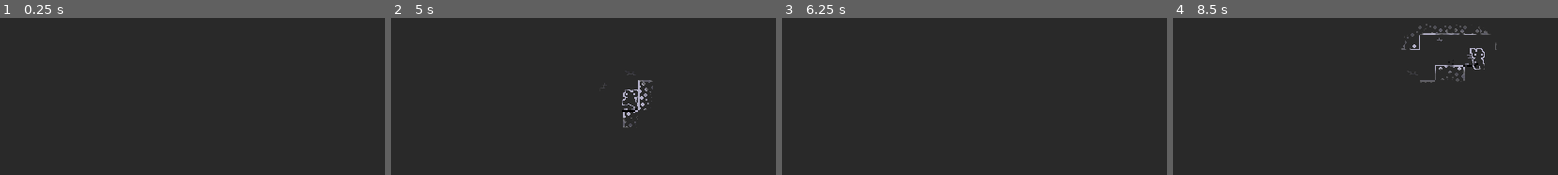
Above: before the commit, frames 1-4 (left to right).
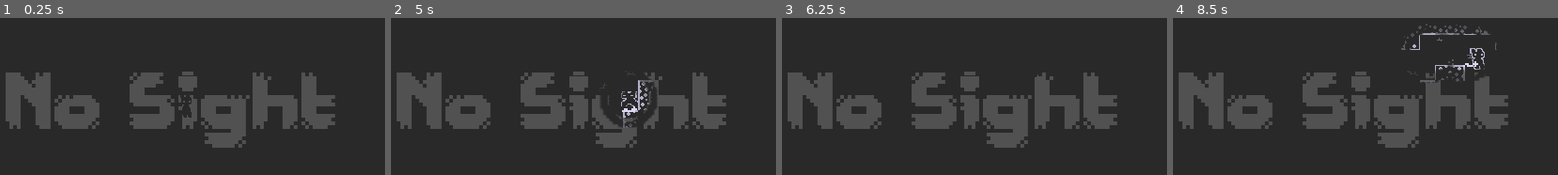
Above: after the commit, the same moments.

Repository: Astro-VC/Echolocation
Game: Godot game, scene res://Scenes/Places/test.tscn
The game is run twice, just before and just after one commit, with the same random seed, the same clock (stepped at 60 frames per second) and the same inputs. The project has no main scene, so this scene is started directly. Sound files missing from this copy of the repository are replaced by a short silence.
Inputs (mouse positions are in pixels of both pictures, inside the frame that each line leads up to):
- Up to frame 1 (0.25 s): no input
- Up to frame 2 (5 s): move the mouse to (695, 93) at 0.52 s; hold D (right) 0.53-2.03 s; tap W (up) at 0.6, 0.77, 1.07, 1.52, 1.55, 1.82, 2.1, 3.02, 3.05, 3.32, 3.6, 3.77, 4.07, 4.52, 4.55, 4.82 s; tap Enter at 1.25 s; move the mouse to (441, 126) at 1.27 s; tap A (checkMovement) at 1.35, 2.85, 4.35 s; move the mouse to (622, 35) at 2.02 s; move the mouse to (outside the picture) at 2.77 s; hold D (right) 2.78-4.28 s; move the mouse to (741, 160) at 3.52 s; tap Space at 4.25 s; move the mouse to (outside the picture) at 4.27 s
- Up to frame 3 (6.25 s): move the mouse to (982, 110) at 5.02 s; hold D (right) 5.03-5.78 s; tap W (up) at 5.1, 6.02, 6.05 s; move the mouse to (862, 25) at 5.77 s; tap A (checkMovement) at 5.85 s
- Up to frame 4 (8.5 s): tap W (up) at 6.32, 6.6, 6.77, 7.07, 7.52, 7.55, 7.82, 8.1 s; move the mouse to (1477, 93) at 6.52 s; move the mouse to (1223, 126) at 7.27 s; hold D (right) from 7.28 s (still down); tap A (checkMovement) at 7.35 s; move the mouse to (1404, 35) at 8.02 s

The runs differ from the first frame. In frame 1, 16% of the frame differs, in the area x 1-88%, y 34-83%; in frame 2, 15%; in frame 3, 17%; in frame 4, 17%.

Commit message:
Ui start

Diff:
--- a/Resources/Fade.tres
+++ b/Resources/Fade.tres
@@ -1,5 +1,5 @@
 [gd_resource type="Gradient" format=3 uid="uid://dwjogb312p5di"]
 
 [resource]
-offsets = PackedFloat32Array(0.520548, 1)
-colors = PackedColorArray(1, 1, 1, 1, 1, 1, 1, 0)
+offsets = PackedFloat32Array(0.30137, 0.739726, 1)
+colors = PackedColorArray(1, 1, 1, 1, 1, 1, 1, 0.498039, 1, 1, 1, 0)
--- /dev/null
+++ b/Resources/Fonts/Fade.tres
@@ -0,0 +1,8 @@
+[gd_resource type="LabelSettings" load_steps=2 format=3 uid="uid://bbbqp22a6es0l"]
+
+[ext_resource type="FontFile" uid="uid://dmrjoldmob4to" path="res://Resources/Fonts/Not Jam Atomic 20.ttf" id="1_vc3ee"]
+
+[resource]
+font = ExtResource("1_vc3ee")
+font_size = 80
+font_color = Color(0.796078, 0.796078, 0.796078, 1)
--- a/Scenes/Beings/player.tscn
+++ b/Scenes/Beings/player.tscn
@@ -6,7 +6,6 @@
 [ext_resource type="Texture2D" uid="uid://bm8xbrshcjc6y" path="res://Sprites/Player/PlayerWJump.png" id="2_10mje"]
 [ext_resource type="Script" uid="uid://bmwn7wjkepyo0" path="res://Scripts/State Machine/States/idle.gd" id="3_6t5aa"]
 [ext_resource type="Texture2D" uid="uid://bpjbpnmltedt7" path="res://Sprites/Player/OutlinePlayerWJump.png" id="3_ijj68"]
-[ext_resource type="Texture2D" uid="uid://ycrb8p6w8t1d" path="res://Sprites/Player/OutlinePlayer.png" id="3_mywf8"]
 [ext_resource type="Script" uid="uid://cskynxj3ye5lj" path="res://Scripts/State Machine/States/walk.gd" id="4_x3wgy"]
 [ext_resource type="Script" uid="uid://cljna3ygi6seg" path="res://Scripts/State Machine/States/jump.gd" id="5_3smsa"]
 [ext_resource type="Script" uid="uid://c04s813u8xgs4" path="res://Scripts/State Machine/States/fall.gd" id="6_8erm5"]
@@ -42,6 +41,10 @@
 atlas = ExtResource("2_10mje")
 region = Rect2(288, 0, 32, 32)
 
+[sub_resource type="AtlasTexture" id="AtlasTexture_bl7w6"]
+atlas = ExtResource("2_10mje")
+region = Rect2(256, 0, 32, 32)
+
 [sub_resource type="AtlasTexture" id="AtlasTexture_j4rlg"]
 atlas = ExtResource("2_10mje")
 region = Rect2(128, 0, 32, 32)
@@ -95,6 +98,14 @@
 }, {
 "frames": [{
 "duration": 1.0,
+"texture": SubResource("AtlasTexture_bl7w6")
+}],
+"loop": false,
+"name": &"land",
+"speed": 5.0
+}, {
+"frames": [{
+"duration": 1.0,
 "texture": SubResource("AtlasTexture_j4rlg")
 }, {
 "duration": 1.0,
@@ -114,43 +125,47 @@
 [sub_resource type="CanvasItemMaterial" id="CanvasItemMaterial_mywf8"]
 light_mode = 2
 
-[sub_resource type="AtlasTexture" id="AtlasTexture_bl7w6"]
+[sub_resource type="AtlasTexture" id="AtlasTexture_tf8jh"]
 atlas = ExtResource("3_ijj68")
 region = Rect2(320, 0, 32, 32)
 
-[sub_resource type="AtlasTexture" id="AtlasTexture_eltkk"]
-atlas = ExtResource("3_mywf8")
+[sub_resource type="AtlasTexture" id="AtlasTexture_emc7e"]
+atlas = ExtResource("3_ijj68")
 region = Rect2(0, 0, 32, 32)
 
-[sub_resource type="AtlasTexture" id="AtlasTexture_ijj68"]
-atlas = ExtResource("3_mywf8")
+[sub_resource type="AtlasTexture" id="AtlasTexture_ca2e4"]
+atlas = ExtResource("3_ijj68")
 region = Rect2(32, 0, 32, 32)
 
-[sub_resource type="AtlasTexture" id="AtlasTexture_10mje"]
-atlas = ExtResource("3_mywf8")
+[sub_resource type="AtlasTexture" id="AtlasTexture_1430o"]
+atlas = ExtResource("3_ijj68")
 region = Rect2(64, 0, 32, 32)
 
-[sub_resource type="AtlasTexture" id="AtlasTexture_tf8jh"]
-atlas = ExtResource("3_mywf8")
+[sub_resource type="AtlasTexture" id="AtlasTexture_drq6x"]
+atlas = ExtResource("3_ijj68")
 region = Rect2(96, 0, 32, 32)
 
-[sub_resource type="AtlasTexture" id="AtlasTexture_ca2e4"]
+[sub_resource type="AtlasTexture" id="AtlasTexture_wj0qo"]
 atlas = ExtResource("3_ijj68")
 region = Rect2(288, 0, 32, 32)
 
-[sub_resource type="AtlasTexture" id="AtlasTexture_drq6x"]
+[sub_resource type="AtlasTexture" id="AtlasTexture_2ouum"]
+atlas = ExtResource("3_ijj68")
+region = Rect2(256, 0, 32, 32)
+
+[sub_resource type="AtlasTexture" id="AtlasTexture_aaxfx"]
 atlas = ExtResource("3_ijj68")
 region = Rect2(128, 0, 32, 32)
 
-[sub_resource type="AtlasTexture" id="AtlasTexture_wj0qo"]
+[sub_resource type="AtlasTexture" id="AtlasTexture_tx84u"]
 atlas = ExtResource("3_ijj68")
 region = Rect2(160, 0, 32, 32)
 
-[sub_resource type="AtlasTexture" id="AtlasTexture_2ouum"]
+[sub_resource type="AtlasTexture" id="AtlasTexture_vlbs1"]
 atlas = ExtResource("3_ijj68")
 region = Rect2(192, 0, 32, 32)
 
-[sub_resource type="AtlasTexture" id="AtlasTexture_aaxfx"]
+[sub_resource type="AtlasTexture" id="AtlasTexture_u73ry"]
 atlas = ExtResource("3_ijj68")
 region = Rect2(224, 0, 32, 32)
 
@@ -191,16 +206,24 @@
 }, {
 "frames": [{
 "duration": 1.0,
-"texture": SubResource("AtlasTexture_drq6x")
-}, {
-"duration": 1.0,
-"texture": SubResource("AtlasTexture_wj0qo")
-}, {
-"duration": 1.0,
 "texture": SubResource("AtlasTexture_2ouum")
-}, {
+}],
+"loop": false,
+"name": &"land",
+"speed": 5.0
+}, {
+"frames": [{
 "duration": 1.0,
 "texture": SubResource("AtlasTexture_aaxfx")
+}, {
+"duration": 1.0,
+"texture": SubResource("AtlasTexture_tx84u")
+}, {
+"duration": 1.0,
+"texture": SubResource("AtlasTexture_vlbs1")
+}, {
+"duration": 1.0,
+"texture": SubResource("AtlasTexture_u73ry")
 }],
 "loop": true,
 "name": &"walk",
@@ -227,12 +250,12 @@
 [node name="NormalSprite" type="AnimatedSprite2D" parent="Player"]
 light_mask = 0
 sprite_frames = SubResource("SpriteFrames_cvnsp")
-animation = &"idle"
+animation = &"land"
 
 [node name="OutlineSprite" type="AnimatedSprite2D" parent="Player"]
 material = SubResource("CanvasItemMaterial_mywf8")
 sprite_frames = SubResource("SpriteFrames_bl7w6")
-animation = &"idle"
+animation = &"walk"
 
 [node name="MovementMachine" type="Node" parent="Player" node_paths=PackedStringArray("starting_state")]
 script = ExtResource("1_v0iea")
@@ -309,7 +332,7 @@
 area_name = "on_area2"
 cooldown = 0.1
 buffer = NodePath("../../../BufferTimer")
-animation_name = "walk"
+animation_name = "land"
 move_speed = 75.0
 m_acceleration = 6.0
 max_fall_speed = 75.0
--- a/Scenes/Objects/rock.tscn
+++ b/Scenes/Objects/rock.tscn
@@ -117,6 +117,7 @@
 [node name="ProduceAudio" parent="." node_paths=PackedStringArray("tree", "parent", "sig_node") instance=ExtResource("9_6y6ft")]
 tree = NodePath("..")
 parent = NodePath("../Projectile")
+input = "up"
 sig_node = NodePath("../Detect")
 use_signal = true
 
--- a/Scenes/Other/echo.tscn
+++ b/Scenes/Other/echo.tscn
@@ -9,23 +9,37 @@
 
 [node name="Echo" type="Node2D"]
 
-[node name="PointLight2D" type="PointLight2D" parent="."]
+[node name="Outside" type="PointLight2D" parent="."]
 color = Color(0.872362, 0.859906, 0.976277, 1)
 energy = 0.5
 blend_mode = 2
 texture = ExtResource("1_nqw0r")
 
-[node name="PointLight2D2" type="PointLight2D" parent="PointLight2D"]
+[node name="Inside" type="PointLight2D" parent="Outside"]
 use_parent_material = true
 scale = Vector2(0.7, 0.7)
 color = Color(0.961707, 0.98, 0.9408, 1)
 blend_mode = 2
 texture = ExtResource("2_1u7jf")
 
-[node name="on_echo" type="Area2D" parent="PointLight2D"]
+[node name="BlankOutside" type="PointLight2D" parent="Outside"]
+color = Color(0.87416, 0.8624, 0.98, 0)
+energy = 0.0
+range_item_cull_mask = 2
+texture = ExtResource("1_nqw0r")
+
+[node name="BlankInside" type="PointLight2D" parent="Outside"]
+use_parent_material = true
+scale = Vector2(0.7, 0.7)
+color = Color(0.961707, 0.98, 0.9408, 0)
+energy = 0.0
+range_item_cull_mask = 2
+texture = ExtResource("2_1u7jf")
+
+[node name="on_echo" type="Area2D" parent="Outside"]
 monitoring = false
 
-[node name="Collision" type="CollisionShape2D" parent="PointLight2D/on_echo"]
+[node name="Collision" type="CollisionShape2D" parent="Outside/on_echo"]
 shape = SubResource("CircleShape2D_1u7jf")
 debug_color = Color(0.84, 0.4956, 0.83426, 0)
 
@@ -35,8 +49,8 @@
 [node name="Delete" type="Node" parent="." node_paths=PackedStringArray("timer", "wave")]
 script = ExtResource("2_gk1v2")
 timer = NodePath("../Timer")
-wave = NodePath("../PointLight2D")
+wave = NodePath("../Outside")
 
 [node name="SetColor" parent="." node_paths=PackedStringArray("wave1", "wave2") instance=ExtResource("4_0reps")]
-wave1 = NodePath("../PointLight2D")
-wave2 = NodePath("../PointLight2D/PointLight2D2")
+wave1 = NodePath("../Outside")
+wave2 = NodePath("../Outside/Inside")
--- a/Scenes/Particle/common_particle.tscn
+++ b/Scenes/Particle/common_particle.tscn
@@ -1,8 +1,7 @@
-[gd_scene load_steps=6 format=3 uid="uid://dcieph43xcbua"]
+[gd_scene load_steps=5 format=3 uid="uid://dcieph43xcbua"]
 
-[ext_resource type="Texture2D" uid="uid://c31w8hqy1s0cm" path="res://Sprites/Sprites With Normals/CommonParticle.tres" id="1_6xkcr"]
 [ext_resource type="PackedScene" uid="uid://2ta1x0uihou2" path="res://Scenes/Other/stop.tscn" id="1_kkqnu"]
-[ext_resource type="PackedScene" uid="uid://xvqacbjtmvu3" path="res://Scenes/Other/vanish.tscn" id="2_6xkcr"]
+[ext_resource type="Texture2D" uid="uid://c4wva51122cjw" path="res://Sprites/Particles/particles.png" id="1_m0xp0"]
 [ext_resource type="Gradient" uid="uid://dwjogb312p5di" path="res://Resources/Fade.tres" id="2_m0xp0"]
 
 [sub_resource type="CanvasItemMaterial" id="CanvasItemMaterial_m0xp0"]
@@ -17,7 +16,7 @@
 material = SubResource("CanvasItemMaterial_m0xp0")
 emitting = false
 amount = 1
-texture = ExtResource("1_6xkcr")
+texture = ExtResource("1_m0xp0")
 one_shot = true
 spread = 180.0
 gravity = Vector2(0, -20)
@@ -25,13 +24,11 @@
 initial_velocity_max = 10.0
 angle_min = -90.0
 angle_max = 90.0
+scale_amount_min = 2.0
+scale_amount_max = 2.0
 color_ramp = ExtResource("2_m0xp0")
 anim_speed_min = 1.0
 anim_speed_max = 1.0
 
 [node name="Stop" parent="." node_paths=PackedStringArray("parent") instance=ExtResource("1_kkqnu")]
 parent = NodePath("..")
-
-[node name="Vanish" parent="." node_paths=PackedStringArray("to_fade") instance=ExtResource("2_6xkcr")]
-to_fade = NodePath("..")
-use_global_sig = true
--- a/Scenes/Particle/land_particle.tscn
+++ b/Scenes/Particle/land_particle.tscn
@@ -1,8 +1,7 @@
-[gd_scene load_steps=6 format=3 uid="uid://dytbo0l50rpq8"]
+[gd_scene load_steps=5 format=3 uid="uid://dytbo0l50rpq8"]
 
-[ext_resource type="Texture2D" uid="uid://c1axwdcvxbqfa" path="res://Sprites/Sprites With Normals/LandParticle.tres" id="1_8kr02"]
+[ext_resource type="Texture2D" uid="uid://dy7qmro0ddg2" path="res://Sprites/Particles/land_particle.png" id="1_8kr02"]
 [ext_resource type="PackedScene" uid="uid://2ta1x0uihou2" path="res://Scenes/Other/stop.tscn" id="1_xtxxs"]
-[ext_resource type="PackedScene" uid="uid://xvqacbjtmvu3" path="res://Scenes/Other/vanish.tscn" id="2_8kr02"]
 [ext_resource type="Gradient" uid="uid://dwjogb312p5di" path="res://Resources/Fade.tres" id="2_ylcmv"]
 
 [sub_resource type="CanvasItemMaterial" id="CanvasItemMaterial_ylcmv"]
@@ -29,7 +28,3 @@
 
 [node name="Stop" parent="." node_paths=PackedStringArray("parent") instance=ExtResource("1_xtxxs")]
 parent = NodePath("..")
-
-[node name="Vanish" parent="." node_paths=PackedStringArray("to_fade") instance=ExtResource("2_8kr02")]
-to_fade = NodePath("..")
-use_global_sig = true
--- a/Scenes/Places/test.tscn
+++ b/Scenes/Places/test.tscn
@@ -10,6 +10,7 @@
 [ext_resource type="Texture2D" uid="uid://bk3d7usrirqe0" path="res://Sprites/Tiles/Lines.png" id="5_aamgo"]
 [ext_resource type="Texture2D" uid="uid://dew8lkq4u2h8m" path="res://Sprites/Tiles/BrickTile.png" id="5_rnorq"]
 [ext_resource type="Texture2D" uid="uid://buaj8226e6paf" path="res://Sprites/Tiles/Background .png" id="6_rnorq"]
+[ext_resource type="PackedScene" uid="uid://d1chejkbwy6eg" path="res://Scenes/UI/ui.tscn" id="11_b3see"]
 
 [sub_resource type="TileSetAtlasSource" id="TileSetAtlasSource_k3ob8"]
 texture = ExtResource("2_k3ob8")
@@ -546,3 +547,5 @@
 
 [node name="Background" parent="." instance=ExtResource("3_llp66")]
 background_color = Color(0.160784, 0.160784, 0.160784, 1)
+
+[node name="UI" parent="." instance=ExtResource("11_b3see")]
--- /dev/null
+++ b/Scenes/UI/ui.tscn
@@ -0,0 +1,66 @@
+[gd_scene load_steps=5 format=3 uid="uid://d1chejkbwy6eg"]
+
+[ext_resource type="LabelSettings" uid="uid://bbbqp22a6es0l" path="res://Resources/Fonts/Fade.tres" id="1_ahcct"]
+[ext_resource type="FontFile" uid="uid://dmrjoldmob4to" path="res://Resources/Fonts/Not Jam Atomic 20.ttf" id="2_de23q"]
+
+[sub_resource type="CanvasItemMaterial" id="CanvasItemMaterial_ahcct"]
+light_mode = 2
+
+[sub_resource type="LabelSettings" id="LabelSettings_c7mb3"]
+font = ExtResource("2_de23q")
+font_size = 80
+font_color = Color(0.160784, 0.160784, 0.160784, 1)
+outline_size = 4
+outline_color = Color(0.160784, 0.160784, 0.160784, 1)
+
+[node name="UI" type="Control"]
+layout_mode = 3
+anchors_preset = 15
+anchor_right = 1.0
+anchor_bottom = 1.0
+grow_horizontal = 2
+grow_vertical = 2
+
+[node name="Map" type="Control" parent="."]
+layout_mode = 1
+anchors_preset = 15
+anchor_right = 1.0
+anchor_bottom = 1.0
+grow_horizontal = 2
+grow_vertical = 2
+
+[node name="Stats" type="Control" parent="."]
+z_index = -2
+layout_mode = 1
+anchors_preset = 15
+anchor_right = 1.0
+anchor_bottom = 1.0
+grow_horizontal = 2
+grow_vertical = 2
+
+[node name="Life" type="Label" parent="Stats"]
+modulate = Color(1, 1, 1, 0.247059)
+layout_mode = 1
+anchors_preset = 15
+anchor_right = 1.0
+anchor_bottom = 1.0
+grow_horizontal = 2
+grow_vertical = 2
+text = "No Sight"
+label_settings = ExtResource("1_ahcct")
+horizontal_alignment = 1
+vertical_alignment = 1
+
+[node name="Life2" type="Label" parent="Stats"]
+light_mask = 2
+material = SubResource("CanvasItemMaterial_ahcct")
+layout_mode = 1
+anchors_preset = 15
+anchor_right = 1.0
+anchor_bottom = 1.0
+grow_horizontal = 2
+grow_vertical = 2
+text = "No Sight"
+label_settings = SubResource("LabelSettings_c7mb3")
+horizontal_alignment = 1
+vertical_alignment = 1
--- a/Scripts/Composition/produce_audio.gd
+++ b/Scripts/Composition/produce_audio.gd
@@ -23,7 +23,7 @@
 		sig_node.echo.connect(produce_audio.bind())
 
 func _unhandled_input(_event: InputEvent) -> void:
-	if Input.is_action_just_pressed(input) and use_input == true:
+	if use_input == true and Input.is_action_just_pressed(input):
 		produce_audio()
 
 func produce_audio() -> void:
--- a/Scripts/Globals/resources.gd
+++ b/Scripts/Globals/resources.gd
@@ -2,4 +2,5 @@
 
 #Stores values
 
-var projectiles : PackedInt64Array = [10]
+var projectiles : PackedInt32Array = [10]
+var life : PackedInt32Array = [3]
--- a/Sprites/Sprites With Normals/CommonParticle.tres
+++ b/Sprites/Sprites With Normals/CommonParticle.tres
@@ -1,8 +1,6 @@
-[gd_resource type="CanvasTexture" load_steps=3 format=3 uid="uid://c31w8hqy1s0cm"]
+[gd_resource type="CanvasTexture" load_steps=2 format=3 uid="uid://c31w8hqy1s0cm"]
 
 [ext_resource type="Texture2D" uid="uid://c4wva51122cjw" path="res://Sprites/Particles/particles.png" id="1_cfqww"]
-[ext_resource type="Texture2D" uid="uid://bw73shritlbio" path="res://Sprites/Particles/particles_n.png" id="2_k02m5"]
 
 [resource]
 diffuse_texture = ExtResource("1_cfqww")
-normal_texture = ExtResource("2_k02m5")
--- a/Sprites/Sprites With Normals/LandParticle.tres
+++ b/Sprites/Sprites With Normals/LandParticle.tres
@@ -1,8 +1,6 @@
-[gd_resource type="CanvasTexture" load_steps=3 format=3 uid="uid://c1axwdcvxbqfa"]
+[gd_resource type="CanvasTexture" load_steps=2 format=3 uid="uid://c1axwdcvxbqfa"]
 
 [ext_resource type="Texture2D" uid="uid://dy7qmro0ddg2" path="res://Sprites/Particles/land_particle.png" id="1_gj86y"]
-[ext_resource type="Texture2D" uid="uid://cfmgu6nnwjpde" path="res://Sprites/Particles/land_particle_n.png" id="2_les5i"]
 
 [resource]
 diffuse_texture = ExtResource("1_gj86y")
-normal_texture = ExtResource("2_les5i")
Binary file added: Resources/Fonts/Not Jam Atomic 20.ttf
Not shown, added: Resources/Fonts/Not Jam Atomic 20.ttf.import
Not shown: 4 places in Scenes/Beings/player.tscn that only renumber resources
Not shown: 1 places in Scenes/Places/test.tscn that only renumber resources
Binary file added: Sprites/Player/OutlinePlayerWJump_n.png
Not shown, added: Sprites/Player/OutlinePlayerWJump_n.png.import
